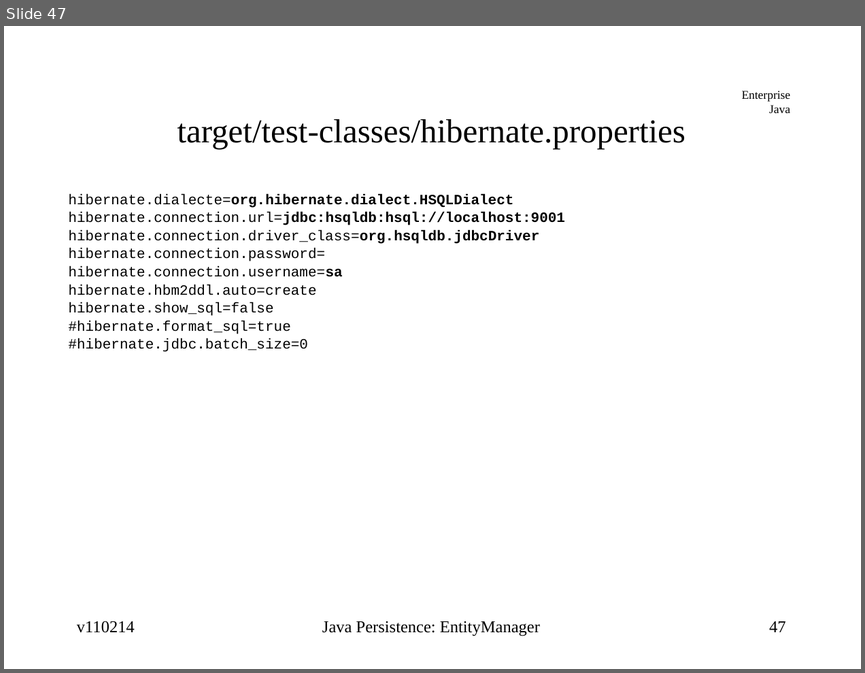
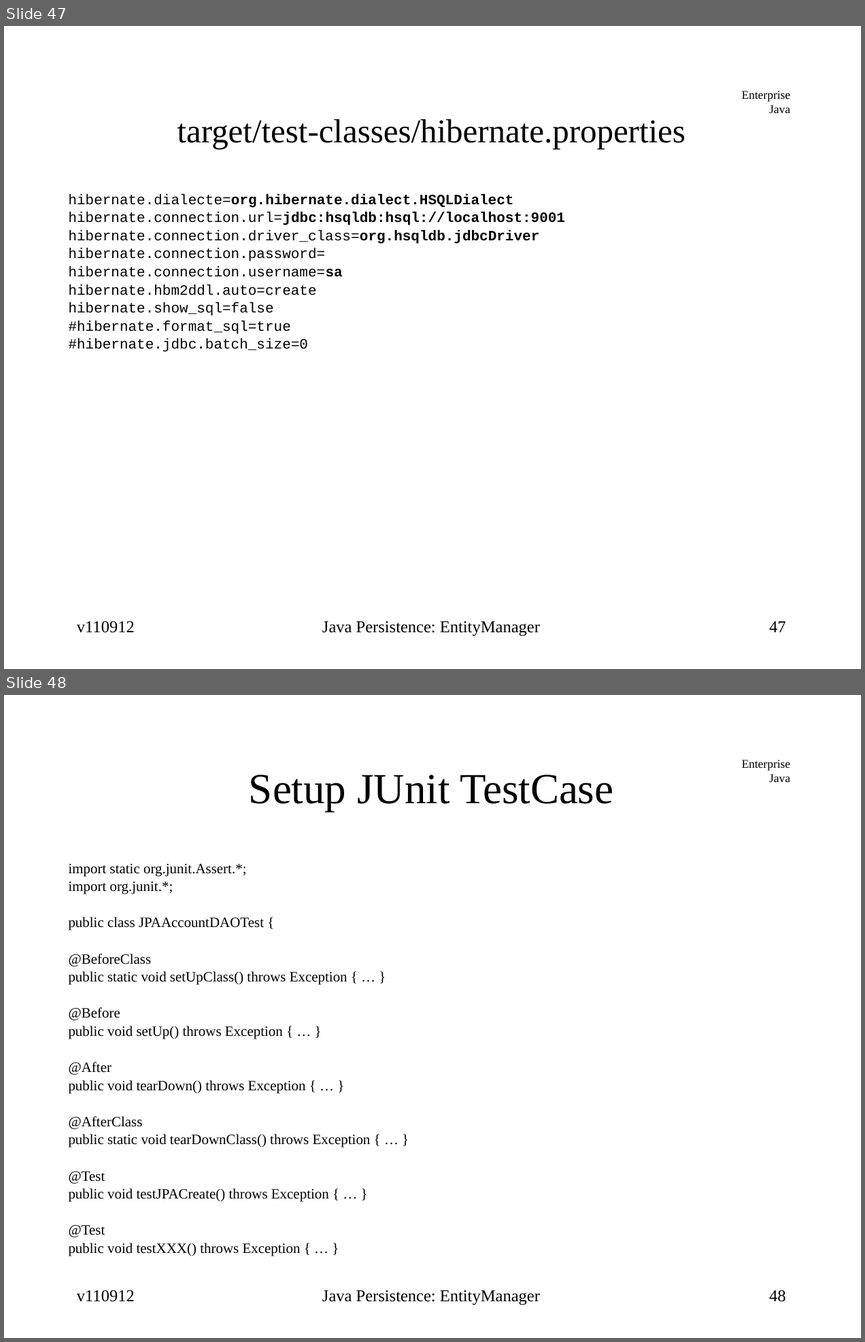
Before and after one commit to jcstaff/ejava-javaee, a slide deck: jpaDAO/src/site/resources/lectures/entityMgr.ppt. Shown one above the other, each under a label of ours: slide 47 before the commit, slides 47 and 48 after it. The pictures are 865x673 and 865x1342 pixels, drawn with LibreOffice and Linux fonts; fonts in the diff are those of the drawing. Boxes give left, top, right and bottom in pixels: in the first picture for what was removed or moved away, otherwise in the second. Text is boxed around its words. In the diff, an @@ line names an element or a change of style, - is before the commit and + after.

```diff
--- a/jpaDAO/src/site/resources/lectures/entityMgr.ppt
+++ b/jpaDAO/src/site/resources/lectures/entityMgr.ppt
@@ slide 48 added at [4,695,861,1338], background #FFFFFF; not listed: 1 template element that a slide beside it also shows @@
@@ title added at [249,775,613,811], 36 pt, text #000000 @@
+Setup JUnit TestCase
@@ text added at [68,864,371,1256], 12 pt, text #000000 @@
+import static org.junit.Assert.*;
+import org.junit.*;
+public class JPAAccountDAOTest {
+@BeforeClass
+public static void setUpClass() throws Exception { … }
+@Before
+public void setUp() throws Exception { … }
+@After
+public void tearDown() throws Exception { … }
+@AfterClass
+public static void tearDownClass() throws Exception { … }
+@Test
+public void testJPACreate() throws Exception { … }
+@Test
+public void testXXX() throws Exception { … }
@@ text added at [77,1289,135,1302], 14 pt, text #000000 @@
+v110912
@@ text added at [322,1290,540,1305], 14 pt, text #000000 @@
+Java Persistence: EntityManager
@@ page number added at [769,1289,786,1302], 14 pt, text #000000 @@
+48
@@ slide 47 changed as well @@
@@ text at [77,620,135,633]: text changed @@
-v110214
+v110912
```
Also in this commit, not shown: 52 other slides changed, 1 other slide added, 1 slide removed.
